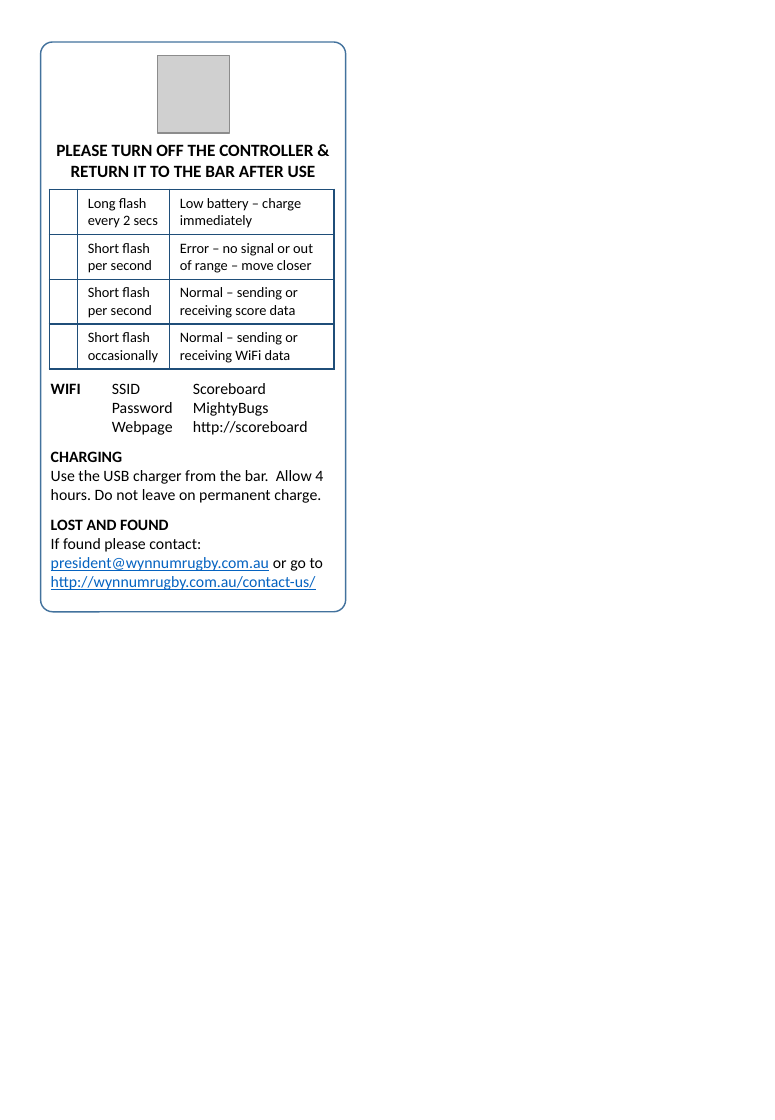
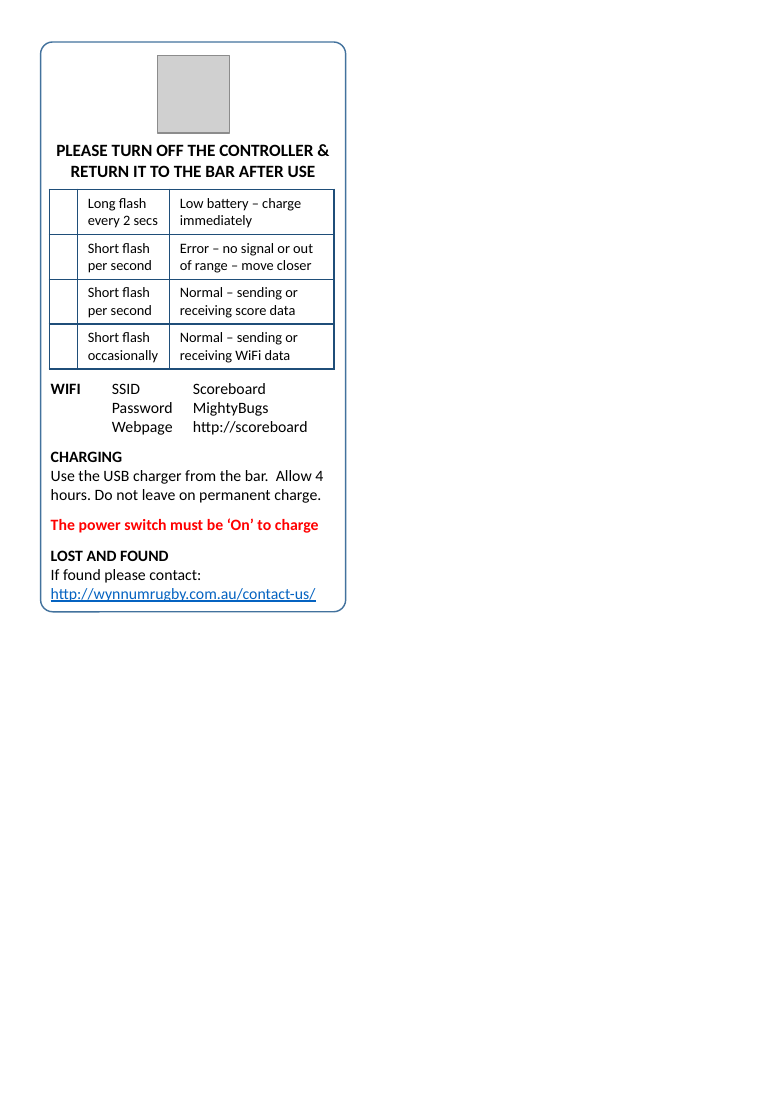
Before and after one commit to dhskinner/Scoreboard, a slide deck: slide 1 of Manual/Controller Instruction Card.pptx. Drawn at 775x1120 pixels with LibreOffice and Linux fonts; fonts in the diff are those of the drawing; grey boxes stand for pictures; background and template pictures are left out. Boxes give left, top, right and bottom in pixels: in the first picture for what was removed or moved away, otherwise in the second. Text is boxed around its words. In the diff, an @@ line names an element or a change of style, - is before the commit and + after.

Commit message:
Updated instruction card

```diff
--- a/Manual/Controller Instruction Card.pptx
+++ b/Manual/Controller Instruction Card.pptx
@@ text at <box>51,518,319,533</box>: paragraph added @@
+The power switch must be ‘On’ to charge
@@ text at <box>51,569,316,602</box>: text changed @@
-If found please contact: president@wynnumrugby.com.au or go to
-http://wynnumrugby.com.au/contact-us/
+If found please contact: http://wynnumrugby.com.au/contact-us/
```
